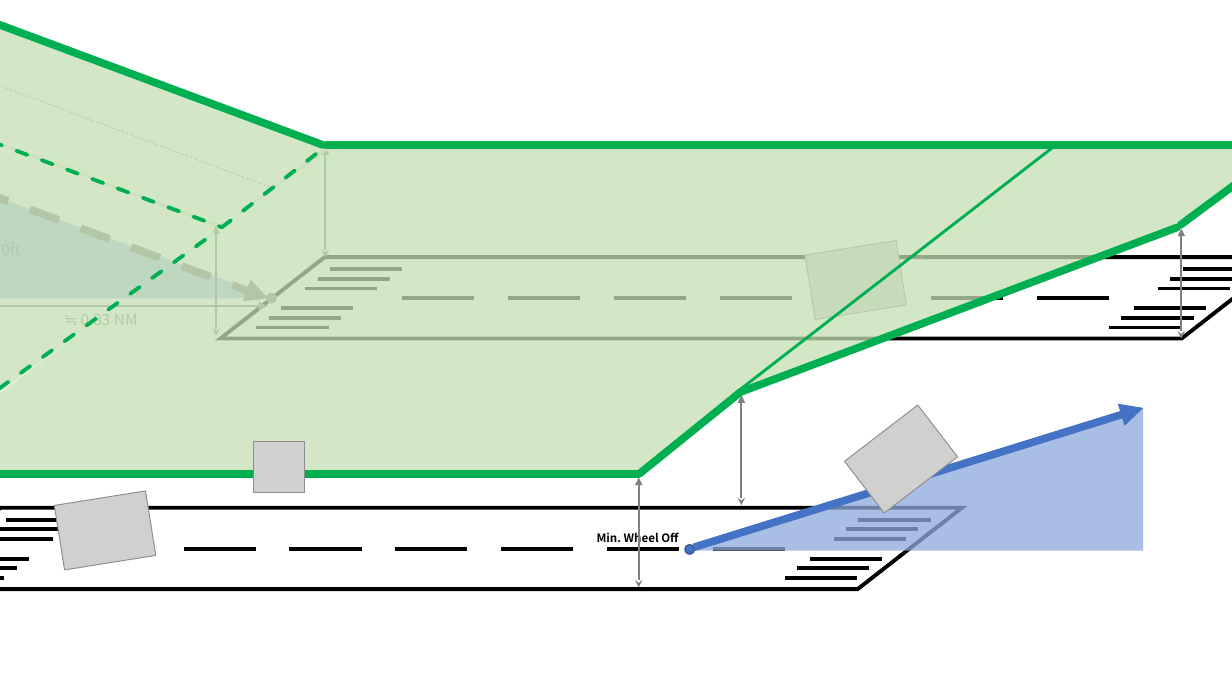
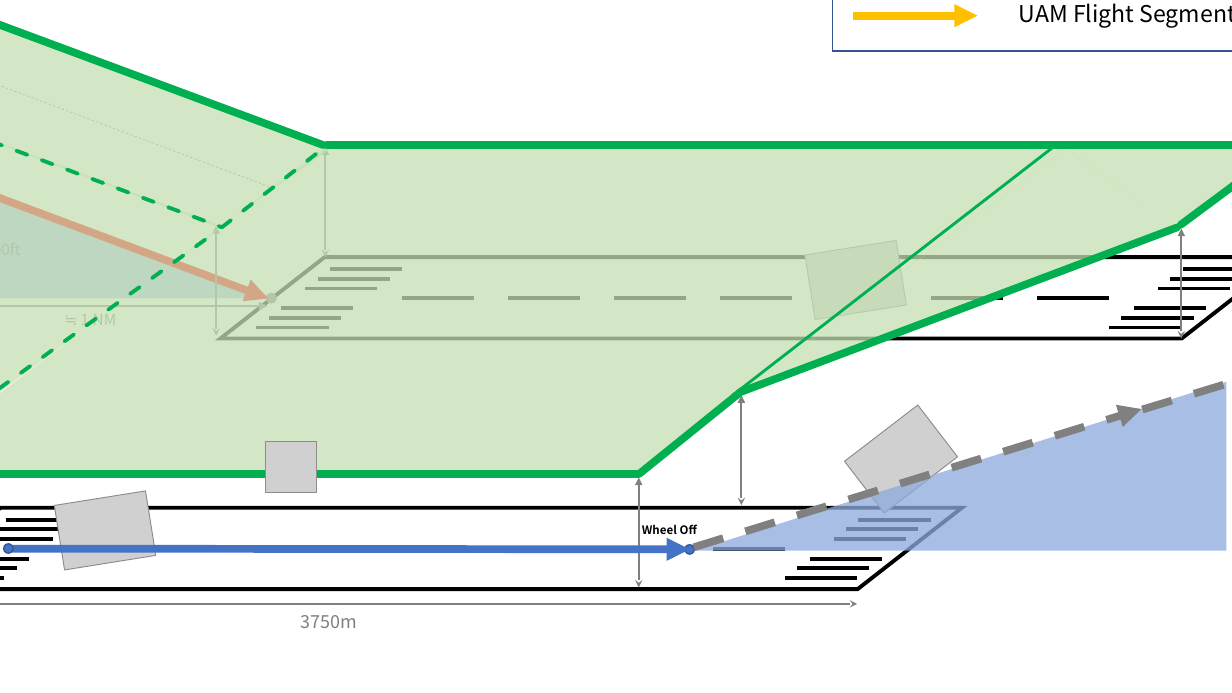
Before and after one commit to sanghyokhan/UAM_RWY-crossing, a slide deck: slide 11 of UAM runway crossing.pptx. Drawn at 1232x693 pixels with LibreOffice and Linux fonts; fonts in the diff are those of the drawing; grey boxes stand for pictures; background and template pictures are left out. Boxes give left, top, right and bottom in pixels: in the first picture for what was removed or moved away, otherwise in the second. Text is boxed around its words. In the diff, an @@ line names an element or a change of style, - is before the commit and + after.

```diff
--- a/UAM runway crossing.pptx
+++ b/UAM runway crossing.pptx
@@ rectangle added at [833,0,1232,52], fill #FFFFFF, outline #325491 1 pt @@
@@ arrow added from (853, 16) to (978, 16), #FFC000 6 pt @@
@@ text added at [1019,3,1232,27], 18 pt, text #000000 @@
+UAM Flight Segment
@@ arrow (0, 190) - (268, 299): stroke #808080 6 pt dashed to #FF0000 6 pt @@
@@ text at [81,310,117,327]: text changed @@
-≒ 0.83 NM
+≒ 1 NM
@@ triangle: place and size @@
-triangle at [695,408,1144,550]
+triangle at [695,382,1226,551]
@@ line added from (1142, 409) to (1232, 382), #808080 6 pt dashed @@
@@ arrow (694, 547) - (1141, 409): stroke #4472C4 6 pt to #808080 6 pt dashed @@
@@ picture: place and size @@
-picture at [254,442,305,493]
+picture at [265,442,316,493]
@@ text at [642,524,697,534]: text changed @@
-Min. Wheel Off
+Wheel Off
@@ ellipse added at [4,544,13,554], fill #4472C4, outline #325491 1 pt @@
@@ arrow added from (10, 549) to (689, 550), #4472C4 6 pt @@
@@ double arrow added from (858, 604) to (0, 604), #808080 1.5 pt @@
@@ text added at [300,615,357,628], 14 pt, text #808080 @@
+3750m
```
Also in this commit, not shown: 2 other slides changed, 4 slides added, 2 slides removed, 5 other files.
